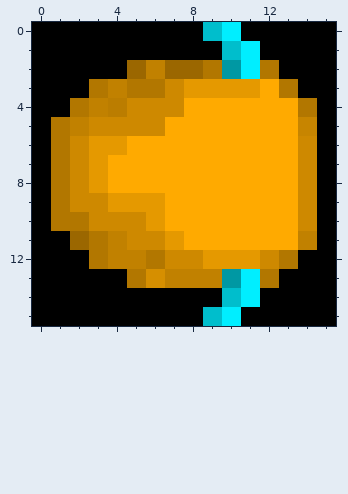
Two states of a pixel-art sprite, PA9/assets/CEN_4BODY.png. The picture above is the old version.
The file is 16x16 pixels. Colours within 5 levels of each other are drawn and written as one.
The result:
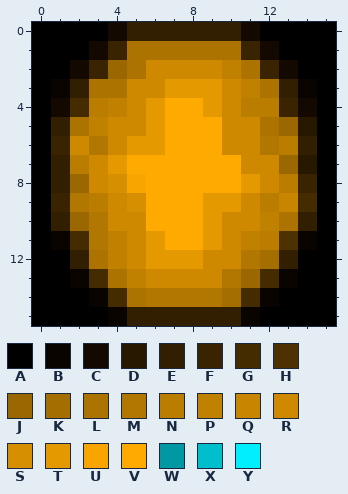
Palette (. is transparent): A #000000  B #0a0400  C #140900  D #281800  E #321e00  F #392300  G #442b00  H #4d3100  J #9b6700  K #a56e00  L #ac7300  M #b27700  N #bb7d00  P #c18100  Q #c78500  R #ce8900  S #d68f00  T #e59900  U #f9a500  V #ffaa00  W #0098a3  X #00becc  Y #00eeff
From the commit log: Get CentipedeBody working
Diff:
y 0: x 4..11 AAAAAXYA -> CEEEEEEC
y 1: x 3..12 AAAAAAAXYA -> CFLLLLLLFC
y 2: x 2..13 AAAJPJJMWYMA -> CFJLRRRRPLFC
y 3: x 1..7 AAMPMMR -> BELLRRT; x 10..14 TTVMA -> RPLEB
y 4: x 1..4 AMPN -> CGNP; x 6..7 RR -> TV; x 9..14 VVVVVM -> TRNNFC
y 5: x 1..3 MPR -> ELP; x 6 R -> T; x 10..14 VVVVQ -> RRLJD
y 6: x 1 M -> F; x 3..6 TTVV -> MRTT; x 10..14 VVVVR -> RRMNE
y 7: x 1..4 MRTV -> ENRT; x 11..14 VVVR -> RRJD
y 8: x 1..5 MRTVV -> EJRSU; x 11..14 VVVR -> TRNF
y 9: x 1..6 MRRTTT -> FMNRSV; x 9..14 VVVVVR -> TTRNQG
y 10: x 1..3 MMR -> EJM; x 6 T -> V; x 9..14 VVVVVR -> TRRPLE
y 11: x 1..2 AJ -> BG; x 6..7 RT -> TV; x 9..14 VVVVVP -> TRPNHB
y 12: x 2..3 AM -> EL; x 5..13 PMRRTTTRM -> RTTTRRMKE
y 13: x 2..13 AAAMSPPPWYMA -> BGLPRRRRMJGB
y 14: x 3..12 AAAAAAAXYA -> BGLMMMMKGB
y 15: x 4..11 AAAAAXYA -> BEEEEEEB
Pixel boxes of the changes (left, top, right, bottom) in both pictures:
changed: (51, 22, 317, 326)
